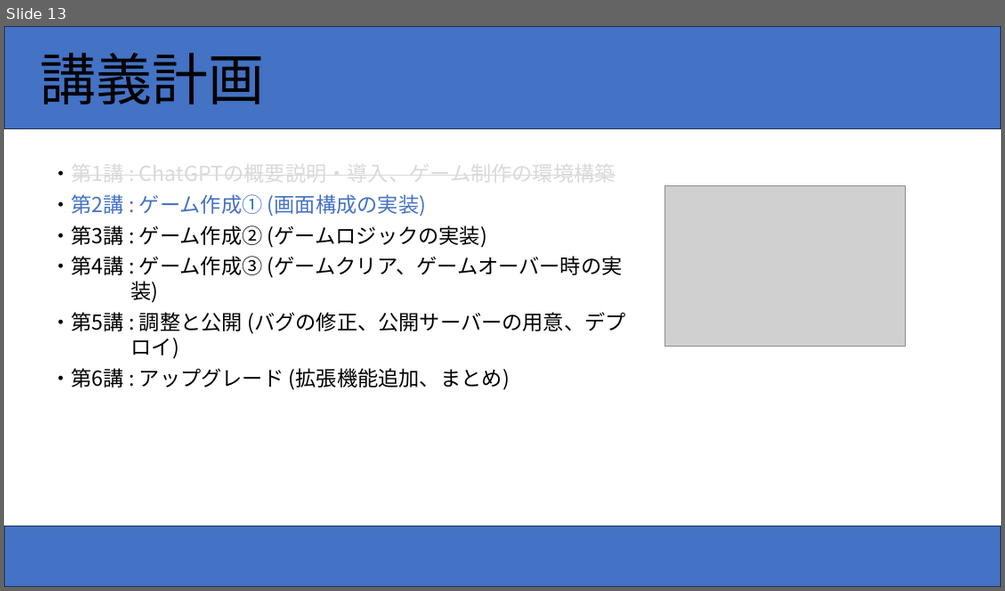
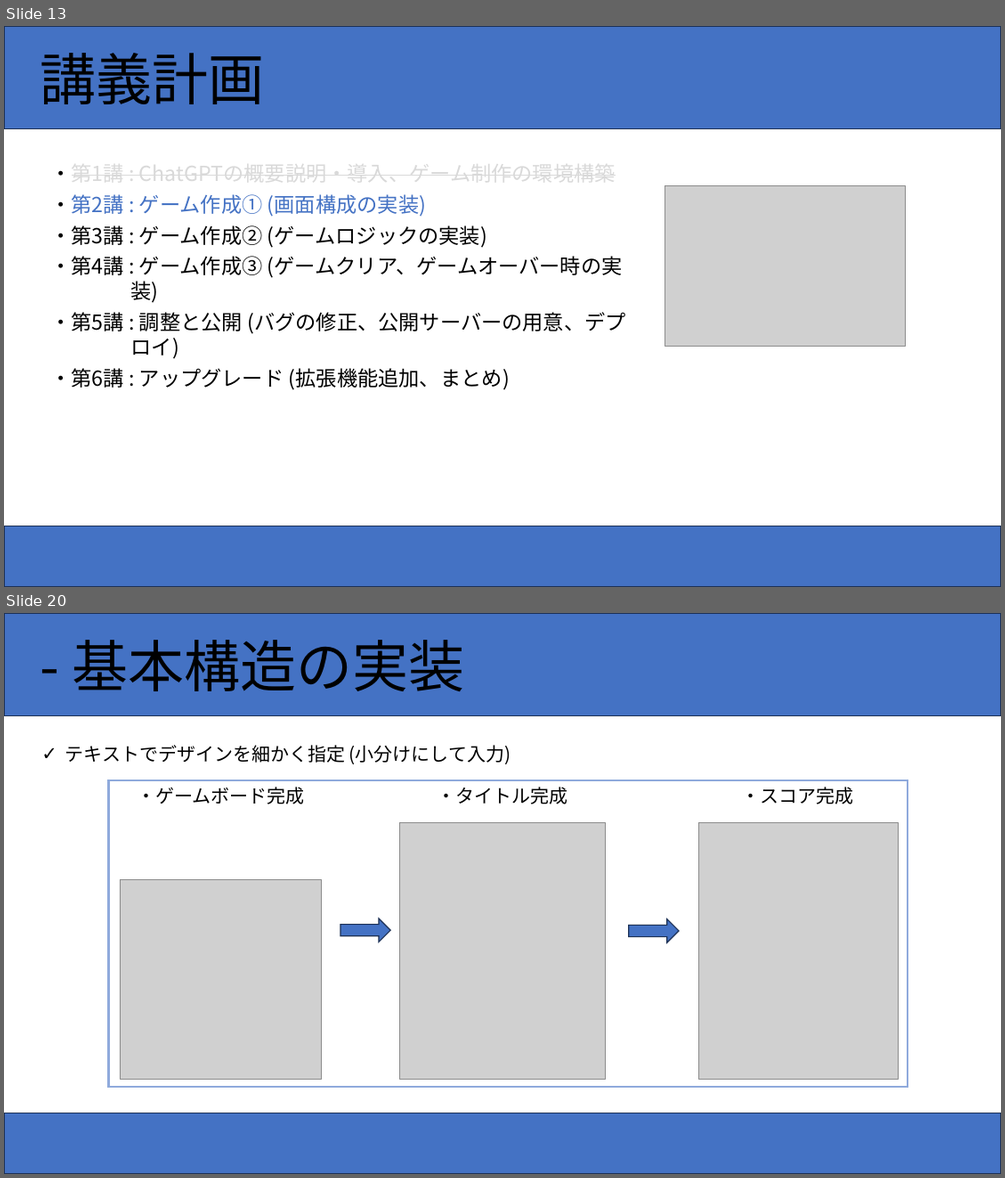
Before and after one commit to RintaroooTobita/2048chatgpt, a slide deck: ChatGPTを用いてゲームを作ろう！.pptx. Shown one above the other, each under a label of ours: slide 13 before the commit, slides 13 and 20 after it; the slides between them are not shown. The pictures are 1005x591 and 1005x1178 pixels, drawn with LibreOffice and Linux fonts; fonts in the diff are those of the drawing; grey boxes stand for pictures. Boxes give left, top, right and bottom in pixels: in the first picture for what was removed or moved away, otherwise in the second. Text is boxed around its words. In the diff, an @@ line names an element or a change of style, - is before the commit and + after.

```diff
--- a/ChatGPTを用いてゲームを作ろう！.pptx
+++ b/ChatGPTを用いてゲームを作ろう！.pptx
@@ slide 20 added at (4, 613, 1001, 1174), background #FFFFFF @@
@@ rectangle added at (4, 613, 1001, 716), fill #4472C4, outline #1E3256 1 pt, 54 pt, text #000000 @@
+- 基本構造の実装
@@ text added at (65, 745, 511, 764), 18 pt, text #000000 @@
+✓ テキストでデザインを細かく指定 (小分けにして入力)
@@ rectangle added at (109, 780, 908, 1087), outline #8FAADC 2.25 pt @@
@@ text added at (137, 787, 304, 804), 18 pt, text #000000 @@
+・ゲームボード完成
@@ text added at (437, 787, 568, 804), 18 pt, text #000000 @@
+・タイトル完成
@@ text added at (742, 787, 854, 804), 18 pt, text #000000 @@
+・スコア完成
@@ picture added at (399, 822, 606, 1078) @@
@@ picture added at (699, 822, 898, 1078) @@
@@ picture added at (120, 879, 322, 1078) @@
@@ right arrow added at (340, 918, 390, 941), fill #4472C4, outline #1E3256 1 pt @@
@@ right arrow added at (629, 919, 680, 942), fill #4472C4, outline #1E3256 1 pt @@
@@ rectangle added at (4, 1113, 1001, 1174), fill #4472C4, outline #1E3256 1 pt @@
```
Also in this commit, not shown: 2 slides changed, 13 other slides added.
